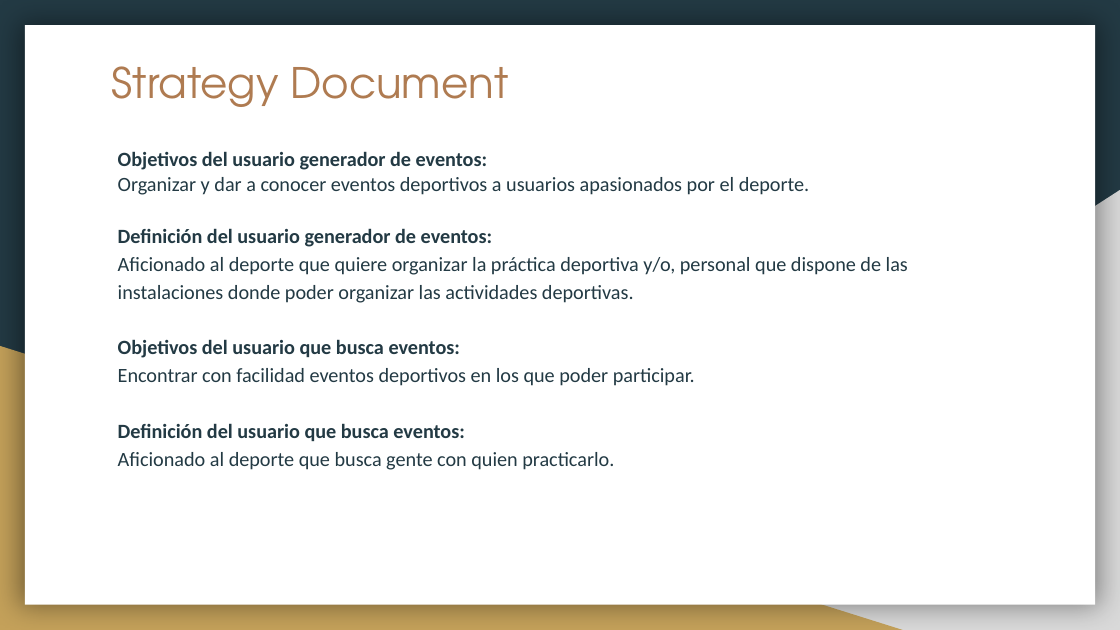
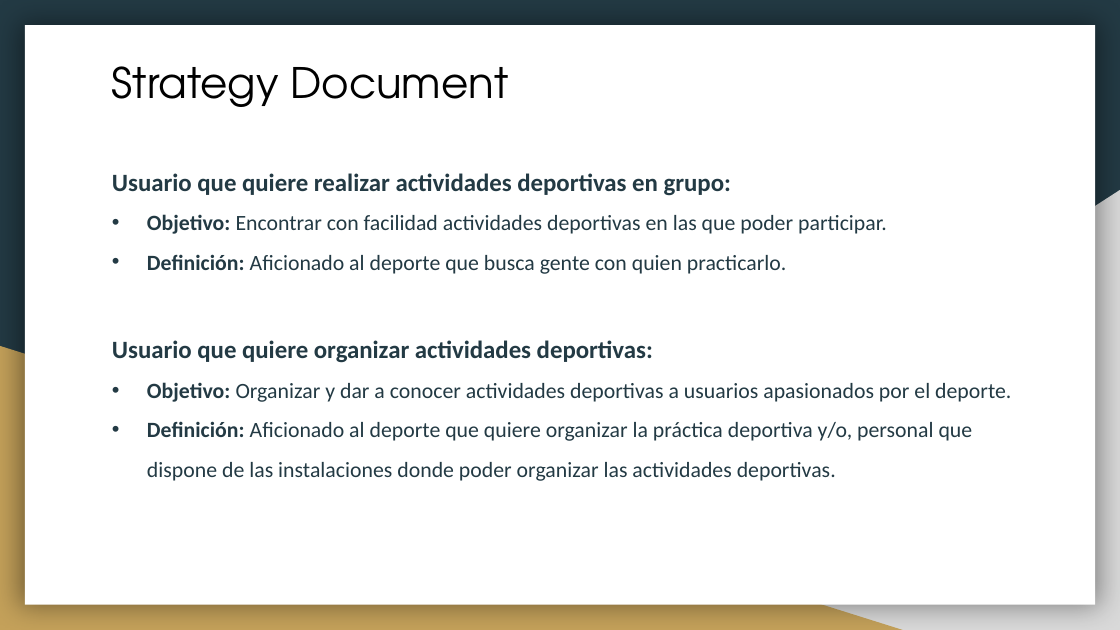
Before and after one commit to Enrique-Izquierdo/DAM_1--PI_verde, a slide deck: slide 6 of UX_PIverde.pptx. Drawn at 1120x630 pixels with LibreOffice and Linux fonts; fonts in the diff are those of the drawing. Boxes give left, top, right and bottom in pixels: in the first picture for what was removed or moved away, otherwise in the second. Text is boxed around its words. In the diff, an @@ line names an element or a change of style, - is before the commit and + after.

```diff
--- a/UX_PIverde.pptx
+++ b/UX_PIverde.pptx
@@ title "Strategy Document" at (112, 66, 508, 107): text colour #AF7B51 to #000000 @@
@@ text at (112, 173, 1011, 481): text changed; size 13 to 14 pt @@
-Objetivos del usuario generador de eventos:
-Organizar y dar a conocer eventos deportivos a usuarios apasionados por el deporte.
-Definición del usuario generador de eventos:
-Aficionado al deporte que quiere organizar la práctica deportiva y/o, personal que dispone de las instalaciones donde poder organizar las actividades deportivas.
-Objetivos del usuario que busca eventos:
-Encontrar con facilidad eventos deportivos en los que poder participar.
-Definición del usuario que busca eventos:
-Aficionado al deporte que busca gente con quien practicarlo.
+Usuario que quiere realizar actividades deportivas en grupo:
+• Objetivo: Encontrar con facilidad actividades deportivas en las que poder participar.
+• Definición: Aficionado al deporte que busca gente con quien practicarlo.
+Usuario que quiere organizar actividades deportivas:
+• Objetivo: Organizar y dar a conocer actividades deportivas a usuarios apasionados por el deporte.
+• Definición: Aficionado al deporte que quiere organizar la práctica deportiva y/o, personal que dispone de las instalaciones donde poder organizar las actividades deportivas.
```
Also in this commit, not shown: 7 other slides changed.
